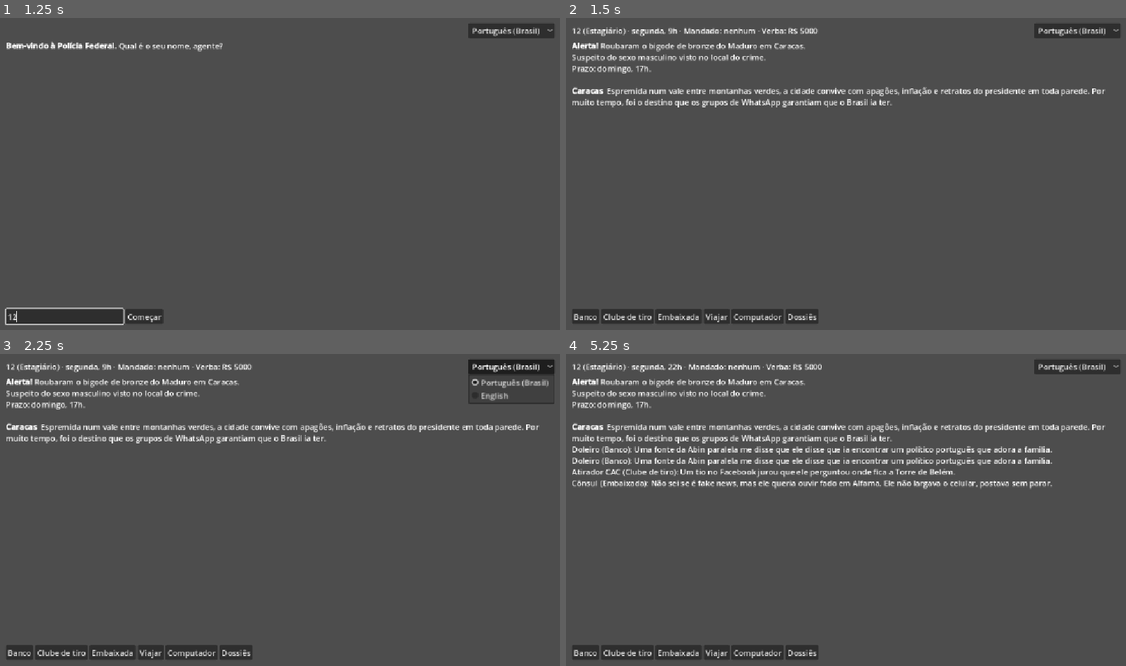
Above: before the commit, frames 1-4 (two rows, left to right).
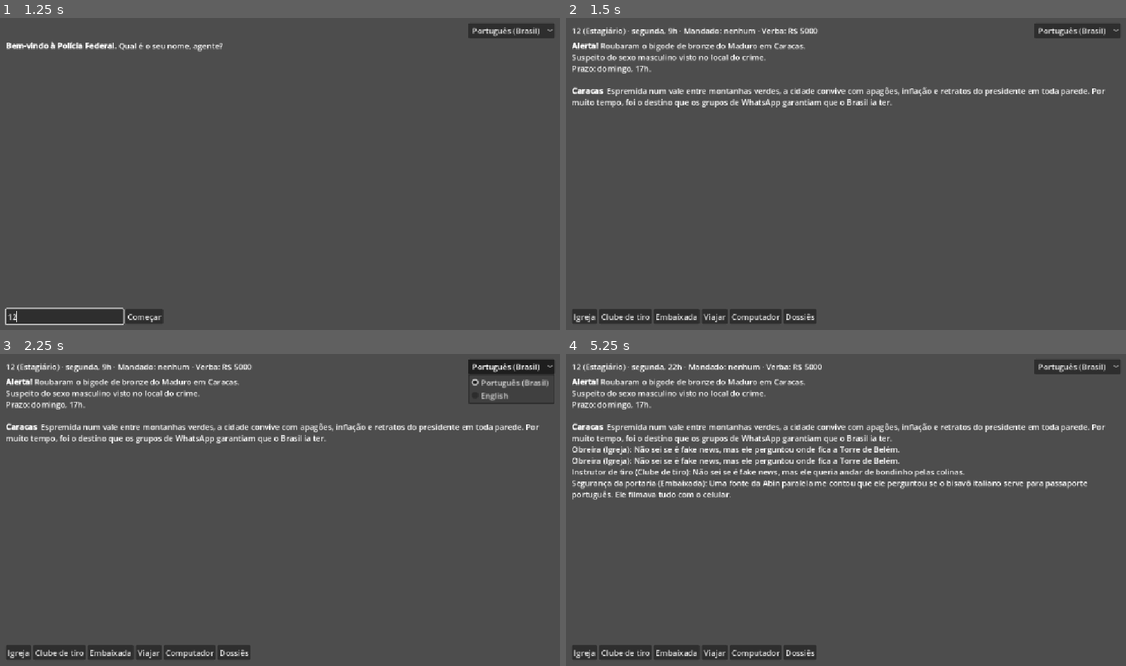
Above: after the commit, the same moments.

Repository: diegommelo/carmen
Game: Godot game, scene res://ui/main.tscn
The game is run twice, just before and just after one commit, with the same random seed, the same clock (stepped at 60 frames per second) and the same inputs.
Inputs (mouse positions are in pixels of both pictures, inside the frame that each line leads up to):
- Up to frame 1 (1.25 s): click (67, 317) at 0.52 s; type "12" at 0.6 s
- Up to frame 2 (1.5 s): click "Começar" at 1.25 s
- Up to frame 3 (2.25 s): click "Português (Brasil)" at 2 s
- Up to frame 4 (5.25 s): click (582, 653) at 2.75 s, where only the run before the commit has a clickable "Banco"; click (582, 653) at 3.5 s, where only the run after the commit has a clickable "Igreja"; click "Clube de tiro" at 4.25 s; click "Embaixada" at 5 s

Frame 1 is identical in both runs. In frame 2, 0.6% of the frame differs, in the area x 1-46%, y 93-98%; in frame 3, 0.6%; in frame 4, 4.7%, in the area x 1-94%, y 29-98%.

Commit message:
Offer a look-alike destination among the flights at higher ranks
Cities in a pack can list regions. With similar_destinations (per rank),
each route city gets, among its flights, a city that shares a region
with the next one, linking one in when the map has none. The parody tags
its 21 cities and uses 25% to 100% from Estagiário to Superintendente.
Also rewords a witness opener ("me contou").

Co-Authored-By: Claude Opus 5.5 <noreply@anthropic.com>

Diff:
--- a/game/content/parody/cities/angra_dos_reis.json
+++ b/game/content/parody/cities/angra_dos_reis.json
@@ -4,6 +4,10 @@
   "x": 110,
   "y": 78
  },
+ "regions": [
+  "brazil",
+  "beach"
+ ],
  "description": [
   {
    "pt_BR": "Trezentas e sessenta e cinco ilhas, água verde-esmeralda e uma estação ecológica onde pescar é proibido. Já teve fiscal do Ibama multando pescador ilustre, e depois perdendo o emprego.",
--- a/game/content/parody/cities/atibaia.json
+++ b/game/content/parody/cities/atibaia.json
@@ -4,6 +4,9 @@
   "x": 108,
   "y": 78
  },
+ "regions": [
+  "brazil"
+ ],
  "description": [
   {
    "pt_BR": "No interior paulista, entre plantações de morango e a Pedra Grande, fica uma cidade pacata que ficou famosa por uma casa de advogado. Foi lá que um ex-assessor muito procurado passou mais de um ano sem ninguém notar.",
--- a/game/content/parody/cities/balneario_camboriu.json
+++ b/game/content/parody/cities/balneario_camboriu.json
@@ -4,6 +4,10 @@
   "x": 104,
   "y": 84
  },
+ "regions": [
+  "brazil",
+  "beach"
+ ],
  "description": [
   {
    "pt_BR": "Arranha-céus tão altos que a praia fica na sombra depois do almoço. A cidade se chama de Dubai brasileira e tem uma roda-gigante, uma vida noturna agitada e um vereador muito conhecido pelo sobrenome.",
--- a/game/content/parody/cities/beijing.json
+++ b/game/content/parody/cities/beijing.json
@@ -4,6 +4,10 @@
   "x": 247,
   "y": 30
  },
+ "regions": [
+  "asia",
+  "communist"
+ ],
  "description": [
   {
    "pt_BR": "A Cidade Proibida, a Praça da Paz Celestial e a Grande Muralha logo ali. A China é a maior compradora da soja brasileira, mas nos grupos da família é a culpada por tudo, do vírus ao 5G.",
--- a/game/content/parody/cities/brasilia.json
+++ b/game/content/parody/cities/brasilia.json
@@ -4,6 +4,9 @@
   "x": 106,
   "y": 70
  },
+ "regions": [
+  "brazil"
+ ],
  "description": [
   {
    "pt_BR": "O avião pousa sobre um desenho de avião: Brasília foi planejada assim, com os ministérios enfileirados como num formulário. Na Praça dos Três Poderes, os vidros do Planalto e do Supremo já foram trocados, mas a turma do 8 de janeiro ainda manda lembranças.",
--- a/game/content/parody/cities/budapest.json
+++ b/game/content/parody/cities/budapest.json
@@ -4,6 +4,10 @@
   "x": 162,
   "y": 22
  },
+ "regions": [
+  "europe",
+  "right_wing_ally"
+ ],
  "description": [
   {
    "pt_BR": "O Danúbio corta a cidade em duas: Buda, com seus castelos, e Peste, com o Parlamento iluminado. O primeiro-ministro é um grande amigo da família e tem fama de ser ótimo anfitrião.",
--- a/game/content/parody/cities/buenos_aires.json
+++ b/game/content/parody/cities/buenos_aires.json
@@ -4,6 +4,10 @@
   "x": 99,
   "y": 86
  },
+ "regions": [
+  "latin_america",
+  "right_wing_ally"
+ ],
  "description": [
   {
    "pt_BR": "Avenidas largas, cafés antigos e tango em San Telmo. Na Casa Rosada mora um presidente de motosserra que sempre recebe os amigos brasileiros de braços abertos e costeletas grandes.",
--- a/game/content/parody/cities/caracas.json
+++ b/game/content/parody/cities/caracas.json
@@ -4,6 +4,10 @@
   "x": 88,
   "y": 54
  },
+ "regions": [
+  "latin_america",
+  "communist"
+ ],
  "description": [
   {
    "pt_BR": "Espremida num vale entre montanhas verdes, a cidade convive com apagões, inflação e retratos do presidente em toda parede. Por muito tempo, foi o destino que os grupos de WhatsApp garantiam que o Brasil ia ter.",
--- a/game/content/parody/cities/cayman_islands.json
+++ b/game/content/parody/cities/cayman_islands.json
@@ -7,6 +7,10 @@
   "x": 76,
   "y": 46
  },
+ "regions": [
+  "tax_haven",
+  "beach"
+ ],
  "description": [
   {
    "pt_BR": "Água azul-turquesa, arraias mansas e mais empresas registradas do que habitantes. Nas Ilhas Cayman, uma salinha em George Town pode ser a sede de mil offshores.",
--- a/game/content/parody/cities/dubai.json
+++ b/game/content/parody/cities/dubai.json
@@ -4,6 +4,10 @@
   "x": 198,
   "y": 44
  },
+ "regions": [
+  "middle_east",
+  "tax_haven"
+ ],
  "description": [
   {
    "pt_BR": "Ilhas artificiais, o prédio mais alto do mundo e garagens de jatinho do tamanho de estádios. Em Dubai, ninguém pergunta muito de onde vem o dinheiro, desde que ele seja muito.",
--- a/game/content/parody/cities/havana.json
+++ b/game/content/parody/cities/havana.json
@@ -4,6 +4,11 @@
   "x": 73,
   "y": 44
  },
+ "regions": [
+  "latin_america",
+  "communist",
+  "beach"
+ ],
  "description": [
   {
    "pt_BR": "Carros americanos dos anos 50 desfilam pelo Malecón enquanto o mar bate na mureta. Durante anos, a família mandou os adversários se mudarem para cá, e nunca imaginou que ia precisar da passagem.",
--- a/game/content/parody/cities/jerusalem.json
+++ b/game/content/parody/cities/jerusalem.json
@@ -4,6 +4,10 @@
   "x": 182,
   "y": 38
  },
+ "regions": [
+  "middle_east",
+  "right_wing_ally"
+ ],
  "description": [
   {
    "pt_BR": "Muralhas de pedra dourada guardam três mil anos de história e lugares sagrados para judeus, cristãos e muçulmanos. Muito político brasileiro já veio aqui rezar, tirar foto e prometer mudar a embaixada.",
--- a/game/content/parody/cities/lisbon.json
+++ b/game/content/parody/cities/lisbon.json
@@ -4,6 +4,9 @@
   "x": 142,
   "y": 30
  },
+ "regions": [
+  "europe"
+ ],
  "description": [
   {
    "pt_BR": "Sete colinas, bondinhos amarelos e pastel de nata. Lisboa virou a segunda casa de quem quer passaporte europeu e de quem prefere opinar sobre o Brasil a uma distância segura.",
--- a/game/content/parody/cities/miami.json
+++ b/game/content/parody/cities/miami.json
@@ -4,6 +4,11 @@
   "x": 77,
   "y": 42
  },
+ "regions": [
+  "usa",
+  "beach",
+  "tax_haven"
+ ],
  "description": [
   {
    "pt_BR": "Praias de areia branca, prédios art déco e mais brasileiro por metro quadrado do que em muita capital. Em Miami, todo mundo tem um primo que vende imóvel e um tio que fugiu de alguma coisa.",
--- a/game/content/parody/cities/moscow.json
+++ b/game/content/parody/cities/moscow.json
@@ -4,6 +4,10 @@
   "x": 177,
   "y": 17
  },
+ "regions": [
+  "europe",
+  "communist"
+ ],
  "description": [
   {
    "pt_BR": "Cúpulas coloridas, a Praça Vermelha e um inverno de trinta graus negativos. Um certo presidente brasileiro veio aqui prestar solidariedade dias antes de os tanques cruzarem a fronteira.",
--- a/game/content/parody/cities/orlando.json
+++ b/game/content/parody/cities/orlando.json
@@ -4,6 +4,9 @@
   "x": 75,
   "y": 40
  },
+ "regions": [
+  "usa"
+ ],
  "description": [
   {
    "pt_BR": "Parques temáticos, outlets e um calor úmido que lembra o Rio. Foi para cá que um certo ex-presidente veio passar uns meses quando não quis entregar a faixa, e de onde só voltou com saudade do pão com leite condensado.",
--- a/game/content/parody/cities/pyongyang.json
+++ b/game/content/parody/cities/pyongyang.json
@@ -4,6 +4,10 @@
   "x": 255,
   "y": 30
  },
+ "regions": [
+  "asia",
+  "communist"
+ ],
  "description": [
   {
    "pt_BR": "Avenidas enormes e vazias, estátuas gigantes e um único corte de cabelo aprovado. A Coreia do Norte é o destino mais absurdo do mapa, o que a torna perfeita para quem quer sumir.",
--- a/game/content/parody/cities/rio_de_janeiro.json
+++ b/game/content/parody/cities/rio_de_janeiro.json
@@ -4,6 +4,10 @@
   "x": 112,
   "y": 77
  },
+ "regions": [
+  "brazil",
+  "beach"
+ ],
  "description": [
   {
    "pt_BR": "Entre o Cristo Redentor e a Barra da Tijuca cabe toda a carreira política da família: gabinetes na Câmara Municipal e na Alerj, assessores que nunca apareceram e um condomínio de frente para o mar que entrou para o noticiário policial.",
--- a/game/content/parody/cities/riyadh.json
+++ b/game/content/parody/cities/riyadh.json
@@ -4,6 +4,9 @@
   "x": 190,
   "y": 42
  },
+ "regions": [
+  "middle_east"
+ ],
  "description": [
   {
    "pt_BR": "Torres de vidro brotam do deserto e o petróleo paga tudo, inclusive os presentes. Quem visita a Arábia Saudita em missão oficial costuma voltar com um estojo de veludo na bagagem de mão.",
--- a/game/content/parody/cities/sao_paulo.json
+++ b/game/content/parody/cities/sao_paulo.json
@@ -4,6 +4,9 @@
   "x": 107,
   "y": 79
  },
+ "regions": [
+  "brazil"
+ ],
  "description": [
   {
    "pt_BR": "Doze milhões de pessoas, trânsito infinito e a Avenida Paulista sempre pronta para mais uma manifestação de camisa amarela. Na Faria Lima, os prédios espelhados escondem bancos que prometem rendimentos milagrosos.",
--- a/game/content/parody/cities/washington.json
+++ b/game/content/parody/cities/washington.json
@@ -4,6 +4,10 @@
   "x": 82,
   "y": 31
  },
+ "regions": [
+  "usa",
+  "right_wing_ally"
+ ],
  "description": [
   {
    "pt_BR": "Avenidas largas, monumentos de mármore e lobistas por todo lado. Em Washington, um deputado brasileiro pode passar a semana pedindo sanções contra o próprio país, e ainda tirar foto na frente do Capitólio.",
--- a/game/content/parody/pack.json
+++ b/game/content/parody/pack.json
@@ -58,6 +58,7 @@
     "hour": 17
    },
    "shortcut_chance": 0.0,
+   "similar_destinations": 0.25,
    "budget": 5000
   },
   {
@@ -73,6 +74,7 @@
     "hour": 17
    },
    "shortcut_chance": 0.25,
+   "similar_destinations": 0.5,
    "budget": 4500
   },
   {
@@ -88,6 +90,7 @@
     "hour": 17
    },
    "shortcut_chance": 0.25,
+   "similar_destinations": 0.75,
    "budget": 5000
   },
   {
@@ -103,6 +106,7 @@
     "hour": 12
    },
    "shortcut_chance": 0.35,
+   "similar_destinations": 1.0,
    "budget": 4500
   },
   {
@@ -118,6 +122,7 @@
     "hour": 12
    },
    "shortcut_chance": 0.5,
+   "similar_destinations": 1.0,
    "budget": 5000
   }
  ]
--- a/game/content/parody/texts.json
+++ b/game/content/parody/texts.json
@@ -10,7 +10,7 @@
     "en": "I heard in a WhatsApp voice note that"
    },
    {
-    "pt_BR": "Uma fonte da Abin paralela me disse que",
+    "pt_BR": "Uma fonte da Abin paralela me contou que",
     "en": "A source in the shadow intelligence agency told me that"
    },
    {
--- a/game/core/case_session.gd
+++ b/game/core/case_session.gd
@@ -232,10 +232,33 @@
 					break
 			trail_city = city_id
 			steps_left -= 1
+			_add_lookalike()
 	arrival_index = rng.index(pack.city(city_id).description)
 	_investigate_cost = int(pack.rules.investigate.first_hours)
 	_build_places()
 	_hideout_slot = rng.index(places) if is_final_city() else -1
+
+
+## Com chance `similar_destinations`, garante entre os voos da cidade atual uma cidade
+## que divide alguma região (`regions` no pacote) com a próxima da rota, para que a pista
+## de destino não se resolva só por eliminação. Se não houver, liga uma no mapa.
+func _add_lookalike() -> void:
+	if rng.roll(999) >= int(difficulty.similar_destinations * 1000.0):
+		return
+	var regions: Array = pack.city(next_city).get("regions", [])
+	if regions.is_empty():
+		return
+	var shares := func(id: String) -> bool:
+		return id != next_city and pack.city(id).get("regions", []).any(func(r): return r in regions)
+	var options := graph.neighbors(current_city)
+	if options.any(shares):
+		return
+	var candidates := pack.city_ids().filter(func(id): return id != current_city and not (id in options) and shares.call(id))
+	if candidates.is_empty():
+		return
+	var decoy: String = rng.pick(candidates)
+	graph.links[current_city].append(decoy)
+	graph.links[decoy].append(current_city)
 
 
 func _build_places() -> void:
--- a/game/core/content_pack.gd
+++ b/game/core/content_pack.gd
@@ -198,7 +198,8 @@
 
 
 ## Regras de dificuldade da patente `rank`, com os padrões do original para o que a
-## patente não define: {route_steps, trait_clues, deadline: {day, hour}, shortcut_chance, budget}.
+## patente não define: {route_steps, trait_clues, deadline: {day, hour}, shortcut_chance,
+## similar_destinations, budget}.
 ## `budget` é a verba do caso para passagens; -1 quando o pacote não usa dinheiro.
 func rank_rules(rank: int) -> Dictionary:
 	var r: Dictionary = ranks[clampi(rank, 0, ranks.size() - 1)]
@@ -209,6 +210,7 @@
 		"trait_clues": float(r.get("trait_clues", 1.0)),
 		"deadline": {"day": int(deadline.get("day", clock.deadline_day)), "hour": int(deadline.get("hour", clock.deadline_hour))},
 		"shortcut_chance": float(r.get("shortcut_chance", 0.0)),
+		"similar_destinations": float(r.get("similar_destinations", 0.0)),
 		"budget": int(r.get("budget", -1)) if rules.has("money") else -1,
 	}
 
--- a/game/tests/run_tests.gd
+++ b/game/tests/run_tests.gd
@@ -309,6 +309,9 @@
 			here[int(pack.location_type(type_id).group)] = true
 		check(here.size() == groups.size(), "%s: %s sem local de algum grupo" % [where, c.id])
 		check(not c.description.is_empty() and not c.treasures.is_empty(), "%s: %s sem descrição ou tesouro" % [where, c.id])
+		for region in c.get("regions", []):
+			var others := pack.cities.filter(func(o): return o.id != c.id and region in o.get("regions", []))
+			check(not others.is_empty(), "%s: região %s só tem %s" % [where, region, c.id])
 		for list in c.clues:
 			check(list == CaseSession.ANY_CLUES or pack._types_by_id.has(list), "%s: %s tem pistas de tipo desconhecido %s" % [where, c.id, list])
 
@@ -340,6 +343,7 @@
 	check(top.trait_clues < low.trait_clues and top.shortcut_chance > low.shortcut_chance, "paródia: patente alta dá menos pistas e mais atalho")
 	_test_money(pack)
 	_test_shortcut_min_flights(pack)
+	_test_lookalike(pack)
 
 
 ## Sem nada na patente, valem as regras do original: rota de patente + 4, prazo do relógio.
@@ -402,6 +406,21 @@
 	check(s.travel(s.next_city).shortcut and s.is_final_city(), "paródia: atalho a partir do segundo voo")
 
 
+## Com `similar_destinations` 1, todo voo certo da rota tem ao lado uma cidade parecida.
+func _test_lookalike(pack: ContentPack) -> void:
+	for seed in range(1, 60):
+		var s := CaseSession.new(pack, seed)
+		s.start({"name": "Teste", "cases": 6, "rank": 3})
+		check(s.difficulty.similar_destinations == 1.0, "paródia: delegado sempre tem destino parecido")
+		while not s.is_final_city() and s.outcome == CaseSession.ONGOING:
+			var regions: Array = pack.city(s.next_city).regions
+			var lookalike := s.destinations().any(func(id): return id != s.next_city and pack.city(id).regions.any(func(r): return r in regions))
+			check(lookalike, "paródia: voo parecido com %s em %s (semente %d)" % [s.next_city, s.current_city, seed])
+			for id in s.destinations():
+				check(s.current_city in s.graph.neighbors(id), "o mapa continua de mão dupla")
+			s.travel(s.next_city)
+
+
 ## O fator de pistas da patente multiplica a chance de a testemunha falar de um traço.
 ## Com 0 sobra só o 1 em 256 que o sorteio do original sempre deixa.
 func _test_trait_clues_factor(pack: ContentPack) -> void:
Not shown, changed: docs/content-format.md
